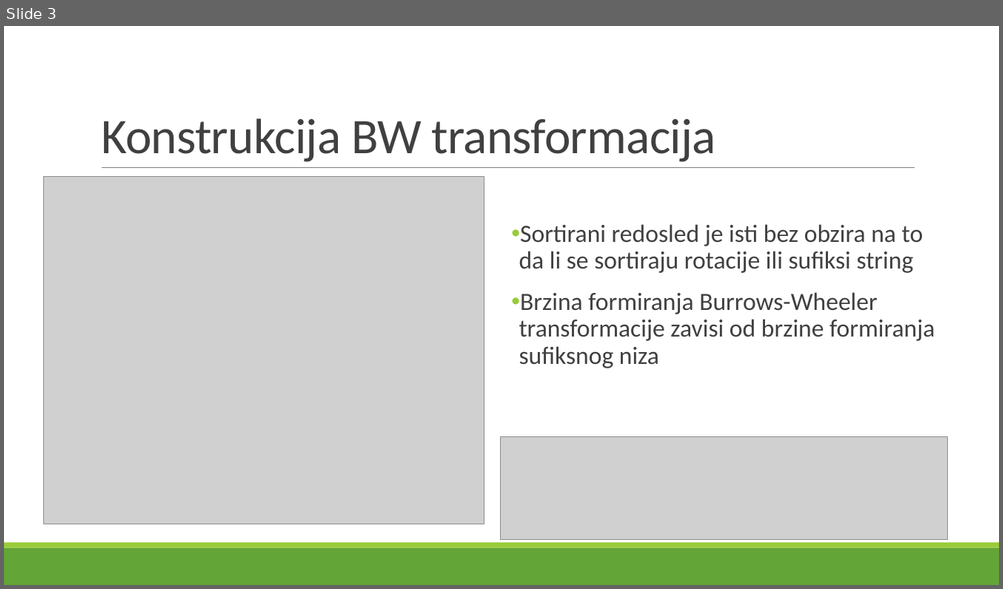
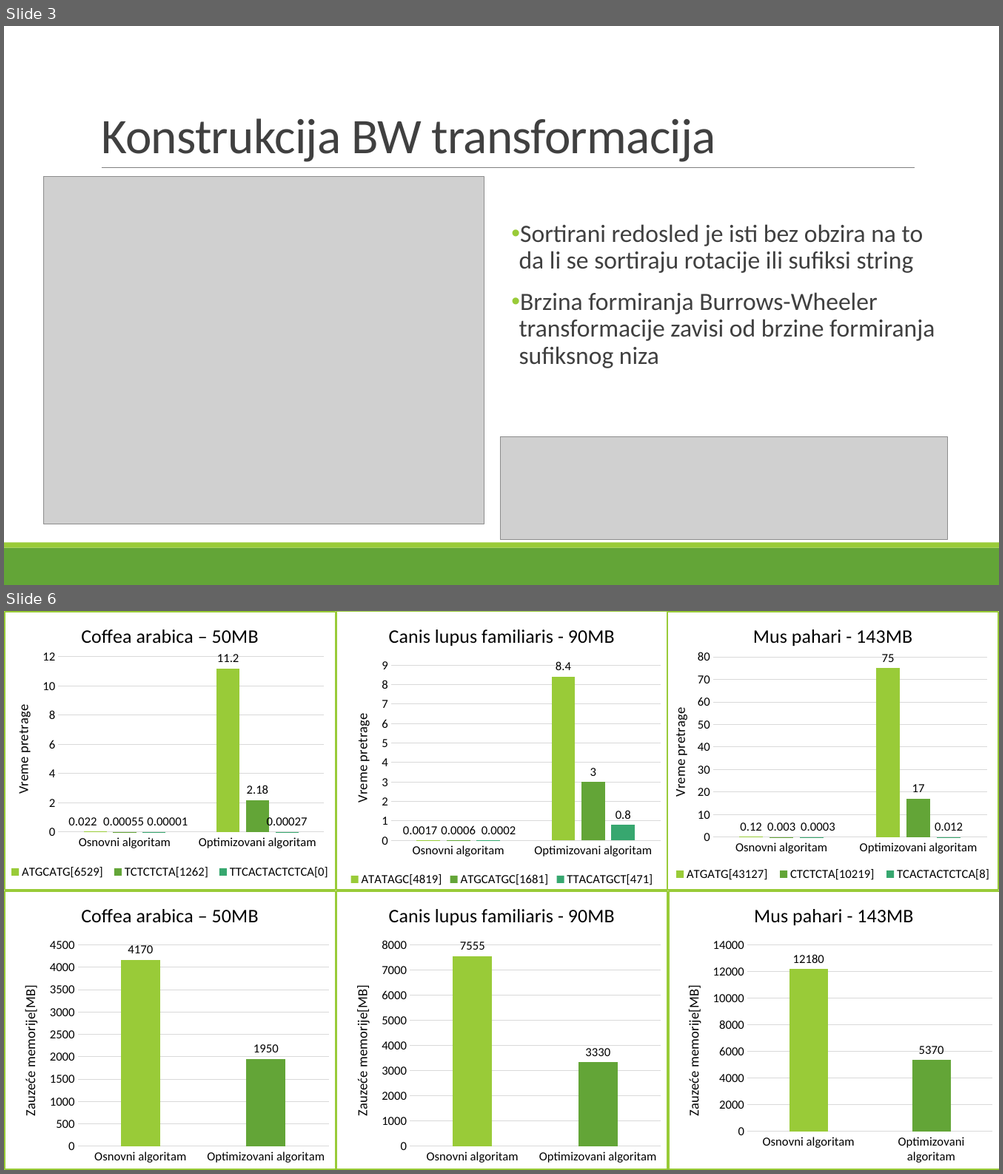
Before and after one commit to maricak/GenomicIT, a slide deck: BWT and FM index.pptx. Shown one above the other, each under a label of ours: slide 3 before the commit, slides 3 and 6 after it; the slides between them are not shown. The pictures are 1003x589 and 1003x1174 pixels, drawn with LibreOffice and Linux fonts; fonts in the diff are those of the drawing; grey boxes stand for pictures. Boxes give left, top, right and bottom in pixels: in the first picture for what was removed or moved away, otherwise in the second. Text is boxed around its words. In the diff, an @@ line names an element or a change of style, - is before the commit and + after.

Commit message:
Fix presentation

```diff
--- a/BWT and FM index.pptx
+++ b/BWT and FM index.pptx
@@ slide 6 added at [4, 611, 999, 1170], background #FFFFFF; not listed: 2 template elements that a slide beside it also shows @@
@@ column chart added at [4, 611, 336, 891] @@
+title "Coffea arabica – 50MB "
+categories: Osnovni algoritam, Optimizovani algoritam
+ATGCATG[6529]: 0.022, 11.2
+TCTCTCTA[1262]: 0.00055, 2.18
+TTCACTACTCTCA[0]: 1e-05, 0.00027
@@ column chart added at [336, 611, 668, 891] @@
+title "Canis lupus familiaris - 90MB "
+categories: Osnovni algoritam, Optimizovani algoritam
+ATATAGC[4819]: 0.0017, 8.4
+ATGCATGC[1681]: 0.0006, 3
+TTACATGCT[471]: 0.0002, 0.8
@@ column chart added at [666, 611, 999, 891] @@
+title "Mus pahari - 143MB "
+categories: Osnovni algoritam, Optimizovani algoritam
+ATGATG[43127]: 0.12, 75
+CTCTCTA[10219]: 0.003, 17
+TCACTACTCTCA[8]: 0.0003, 0.012
@@ column chart added at [4, 891, 336, 1170] @@
+title "Coffea arabica – 50MB "
+categories: Osnovni algoritam, Optimizovani algoritam
+Series 1: 4170, 1950
@@ column chart added at [336, 891, 668, 1170] @@
+title "Canis lupus familiaris - 90MB "
+categories: Osnovni algoritam, Optimizovani algoritam
+Series 1: 7555, 3330
@@ column chart added at [668, 891, 999, 1170] @@
+title "Mus pahari - 143MB "
+categories: Osnovni algoritam, Optimizovani algoritam
+Series 1: 12180, 5370
```
Also in this commit, not shown: 3 other slides added, 1 slide removed.
